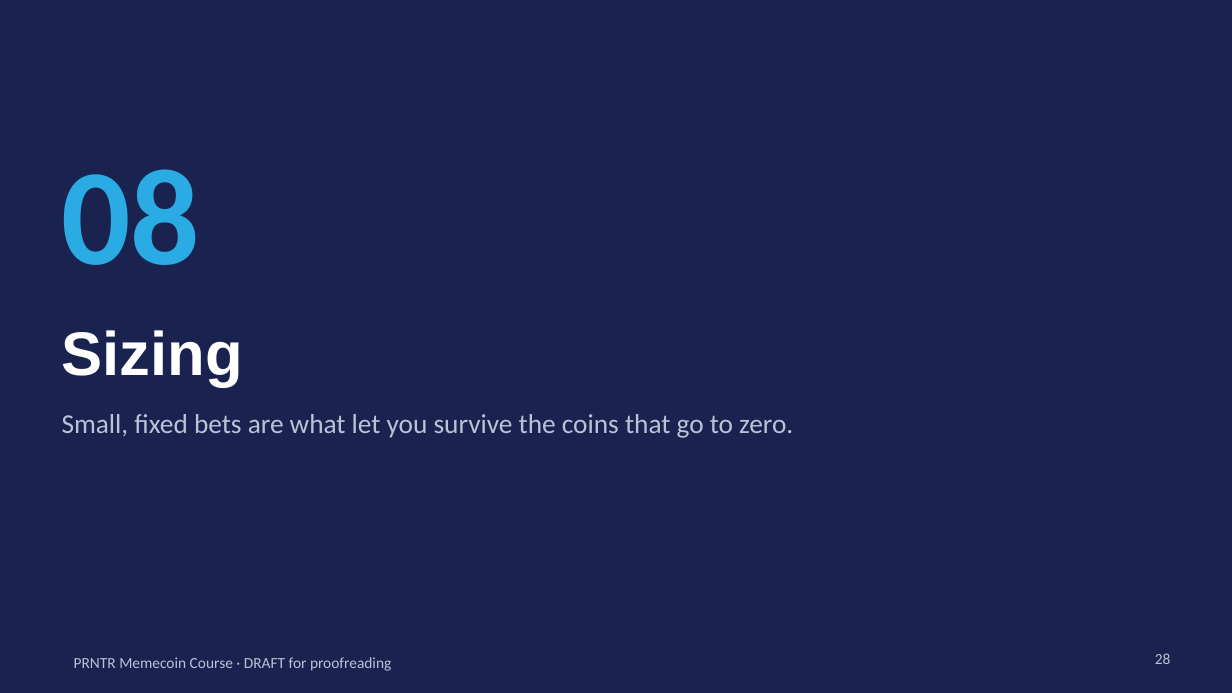
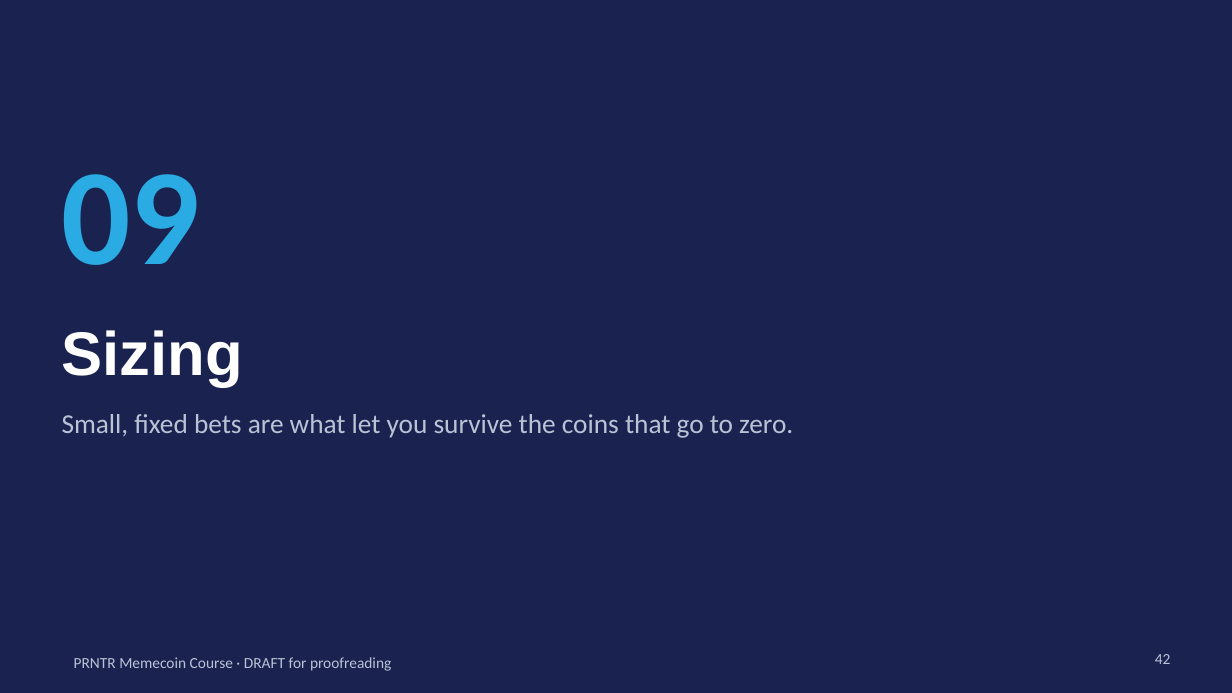
Before and after one commit to dropshippingpharmacist/SDFSDFSFDS, a slide deck: slide 42 of business_course/memecoin_course/PRNTR_Memecoin_Course_DRAFT.pptx (slide 28 before the commit). Drawn at 1232x693 pixels with LibreOffice and Linux fonts; fonts in the diff are those of the drawing. Boxes give left, top, right and bottom in pixels: in the first picture for what was removed or moved away, otherwise in the second. Text is boxed around its words. In the diff, an @@ line names an element or a change of style, - is before the commit and + after.

```diff
--- a/business_course/memecoin_course/PRNTR_Memecoin_Course_DRAFT.pptx
+++ b/business_course/memecoin_course/PRNTR_Memecoin_Course_DRAFT.pptx
@@ text at [62,174,201,265]: text changed @@
-08
+09
@@ page number at [1155,654,1171,664]: text changed @@
-28
+42
```
Also in this commit, not shown: 22 other slides changed, 14 slides added, 4 other files.
